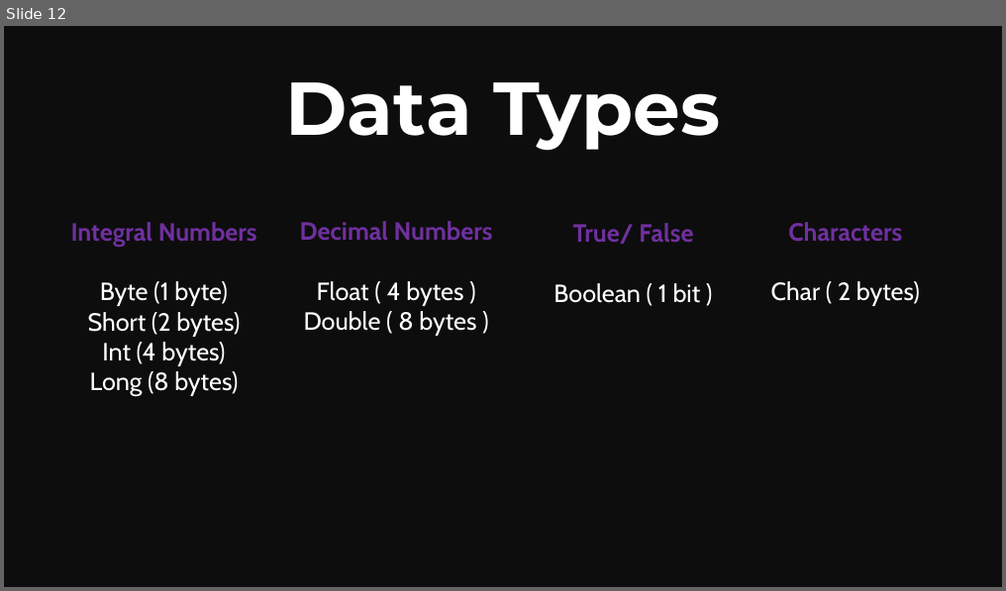
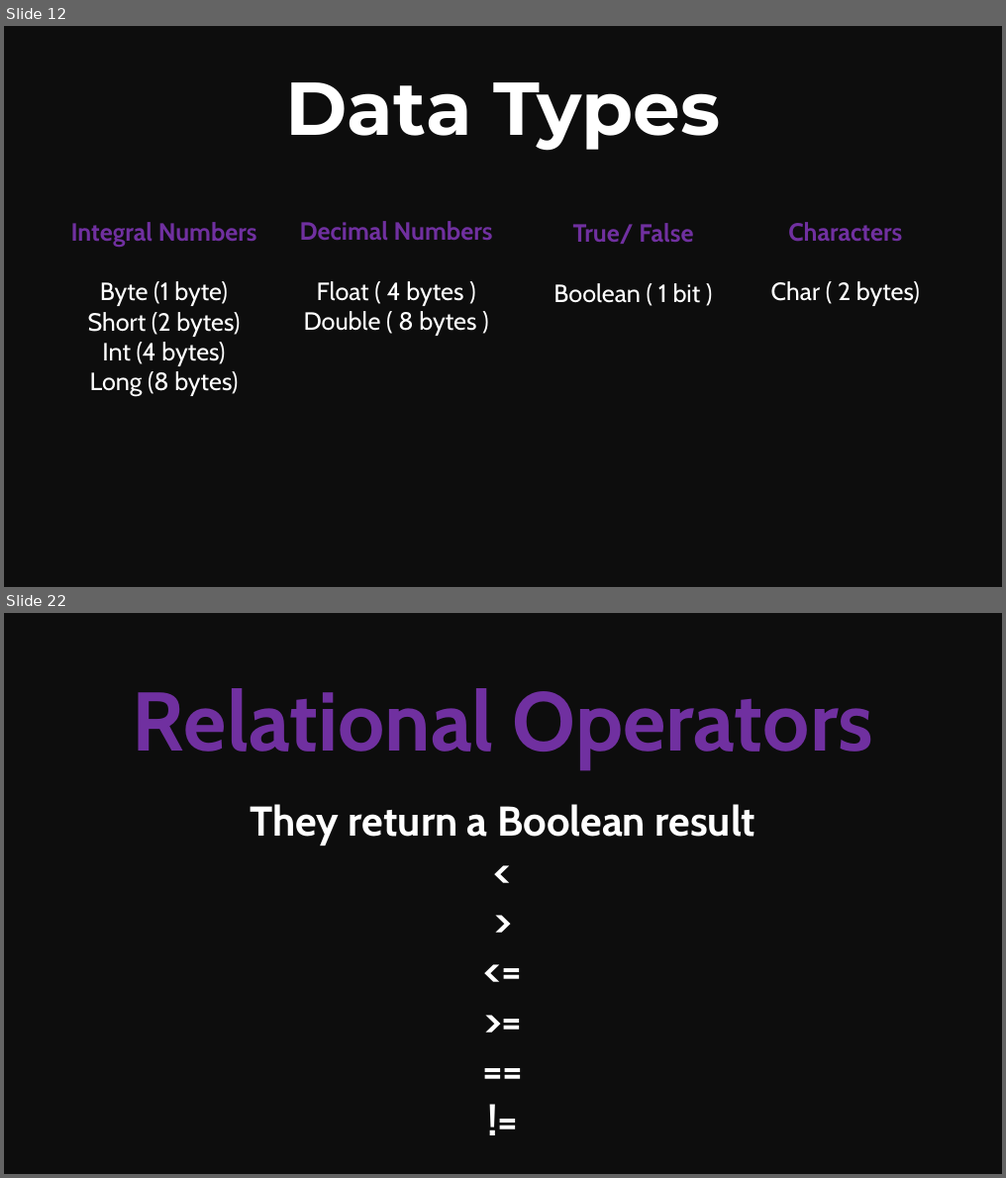
Before and after one commit to Mohitscodiclab/Java_Full_Course, a slide deck: JAVA.pptx. Shown one above the other, each under a label of ours: slide 12 before the commit, slides 12 and 22 after it; the slides between them are not shown. The pictures are 1006x591 and 1006x1178 pixels, drawn with LibreOffice and Linux fonts; fonts in the diff are those of the drawing. Boxes give left, top, right and bottom in pixels: in the first picture for what was removed or moved away, otherwise in the second. Text is boxed around its words. In the diff, an @@ line names an element or a change of style, - is before the commit and + after.

```diff
--- a/JAVA.pptx
+++ b/JAVA.pptx
@@ slide 22 added at (4,613,1002,1174), background #0D0D0D @@
@@ text added at (132,688,873,768), 80 pt, text #7030A0, bold @@
+Relational Operators
@@ text added at (250,804,756,846), 40 pt, text #FFFFFF, bold @@
+They return a Boolean result
+<
+>
+<=
+>=
+==
+!=
```
Also in this commit, not shown: 11 other slides added, 20 other files.
